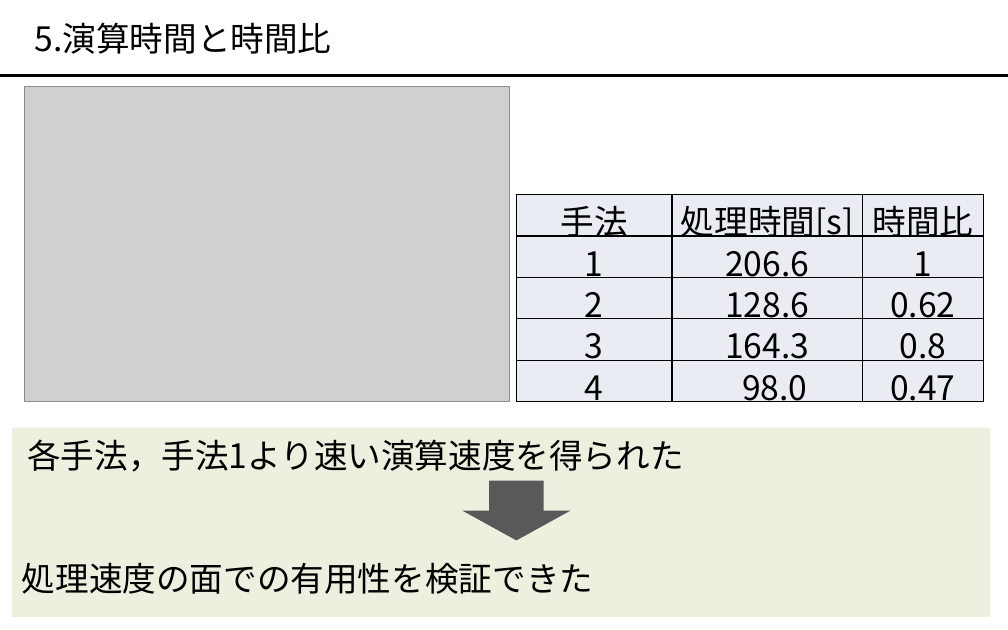
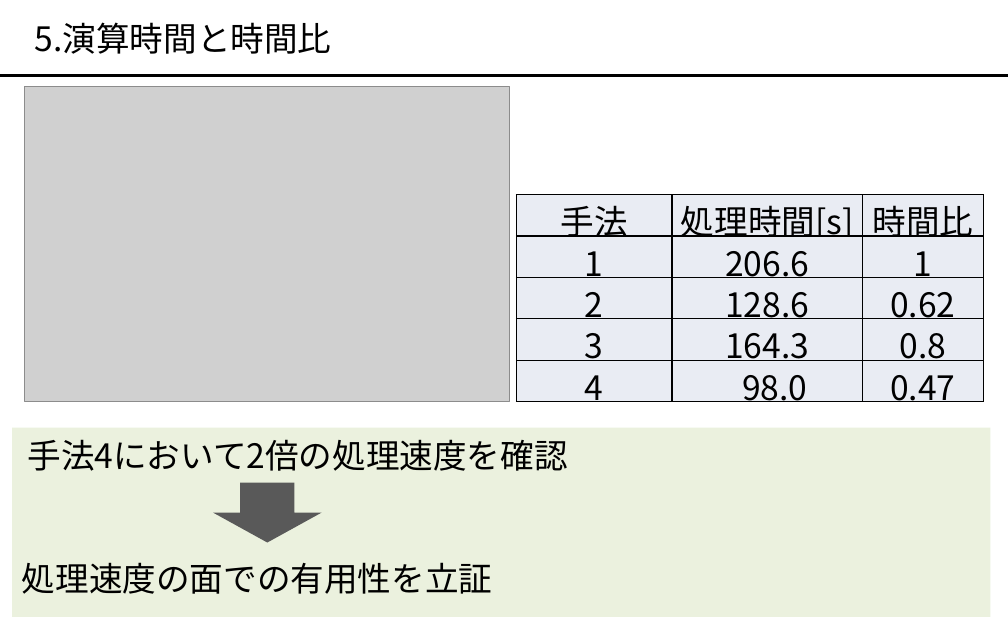
Before and after one commit to okmtaoo/-, a slide deck: slide 6 of presentation/出す.pptx. Drawn at 1008x630 pixels with LibreOffice and Linux fonts; fonts in the diff are those of the drawing; grey boxes stand for pictures. Boxes give left, top, right and bottom in pixels: in the first picture for what was removed or moved away, otherwise in the second. Text is boxed around its words. In the diff, an @@ line names an element or a change of style, - is before the commit and + after.

```diff
--- a/presentation/出す.pptx
+++ b/presentation/出す.pptx
@@ text at (27, 439, 567, 471): text changed @@
-各手法，手法1より速い演算速度を得られた
+手法4において2倍の処理速度を確認
@@ down arrow: place and size @@
-down arrow at (462, 481, 571, 540)
+down arrow at (213, 483, 322, 542)
@@ text at (22, 562, 492, 594): text changed @@
-処理速度の面での有用性を検証できた
+処理速度の面での有用性を立証
```
Also in this commit, not shown: 5 other slides changed, 2 slides added, 1 slide removed, 1 other file.
